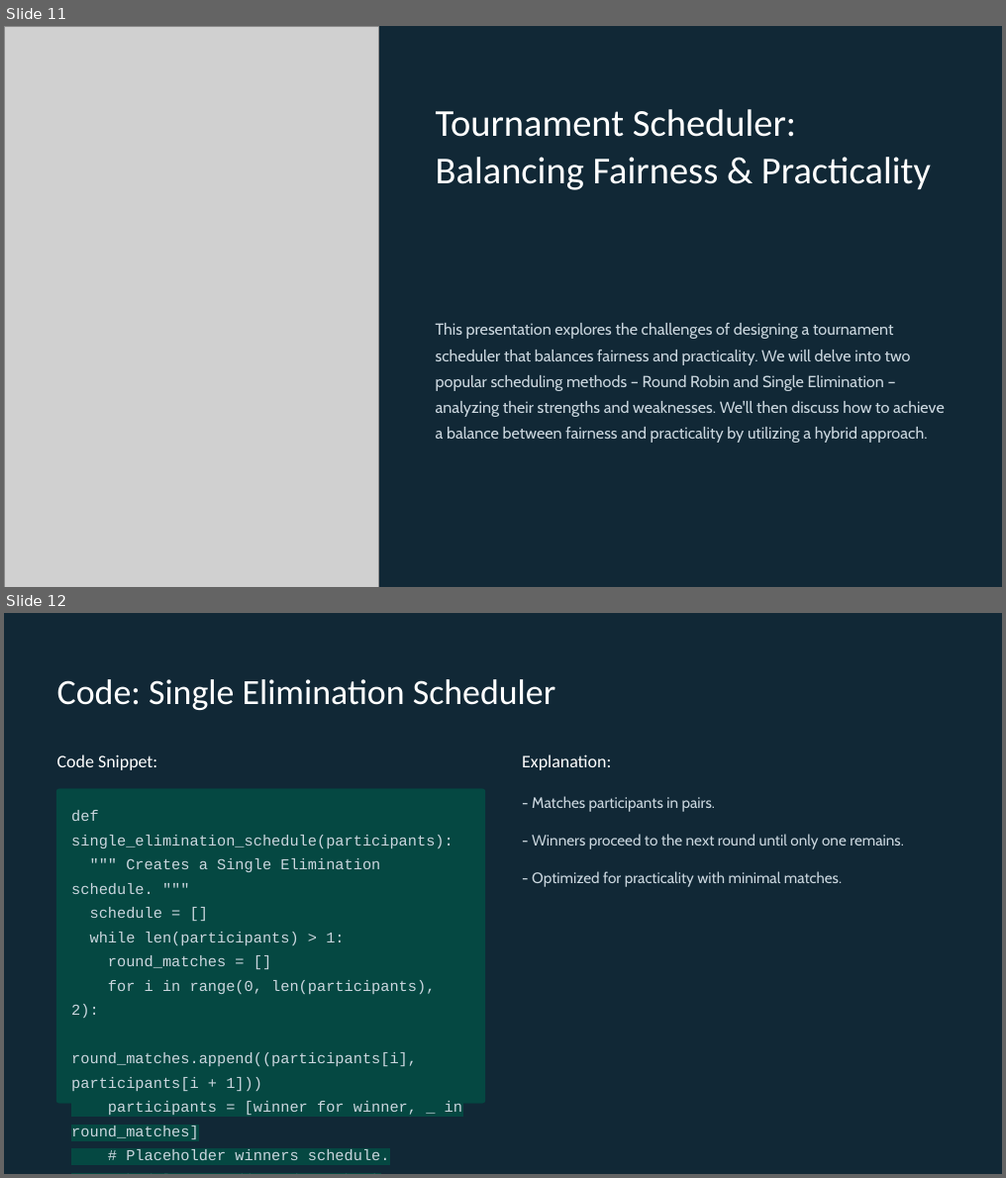
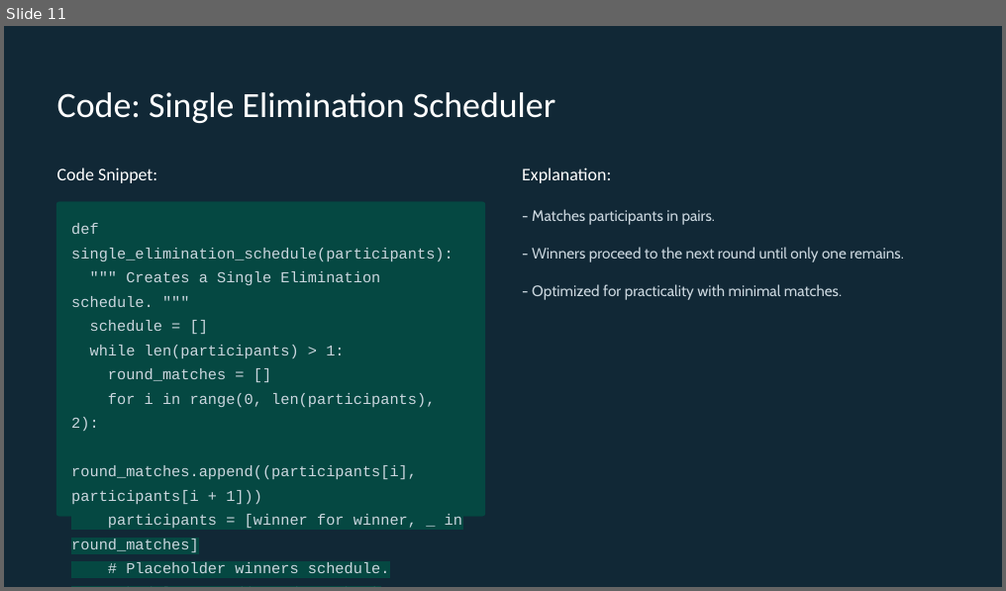
Before and after one commit to Splinter047/Tournament-Scheduler, a slide deck: TournamentScheduler.pptx. Shown one above the other, each under a label of ours: slides 11 and 12 before the commit, slide 11 after it. The pictures are 1006x1178 and 1006x591 pixels, drawn with LibreOffice and Linux fonts; fonts in the diff are those of the drawing; grey boxes stand for pictures; background and template pictures are left out; a plain dark background stands for a picture behind light text. Boxes give left, top, right and bottom in pixels: in the first picture for what was removed or moved away, otherwise in the second. Text is boxed around its words. In the diff, an @@ line names an element or a change of style, - is before the commit and + after.

```diff
--- a/TournamentScheduler.pptx
+++ b/TournamentScheduler.pptx
@@ slide 11 removed at [4, 26, 1002, 587], background picture (left out); not listed: 1 template element that a slide beside it also shows @@
@@ picture removed at [4, 26, 378, 587] @@
@@ text removed at [436, 109, 931, 190] @@
-Tournament Scheduler: Balancing Fairness & Practicality
@@ text removed at [436, 323, 944, 443] @@
-This presentation explores the challenges of designing a tournament scheduler that balances fairness and practicality. We will delve into two popular scheduling methods – Round Robin and Single Elimination – analyzing their strengths and weaknesses. We'll then discuss how to achieve a balance between fairness and practicality by utilizing a hybrid approach.
@@ what was slide 12 is now slide 11 @@
```
Also in this commit, not shown: 1 slide changed.
